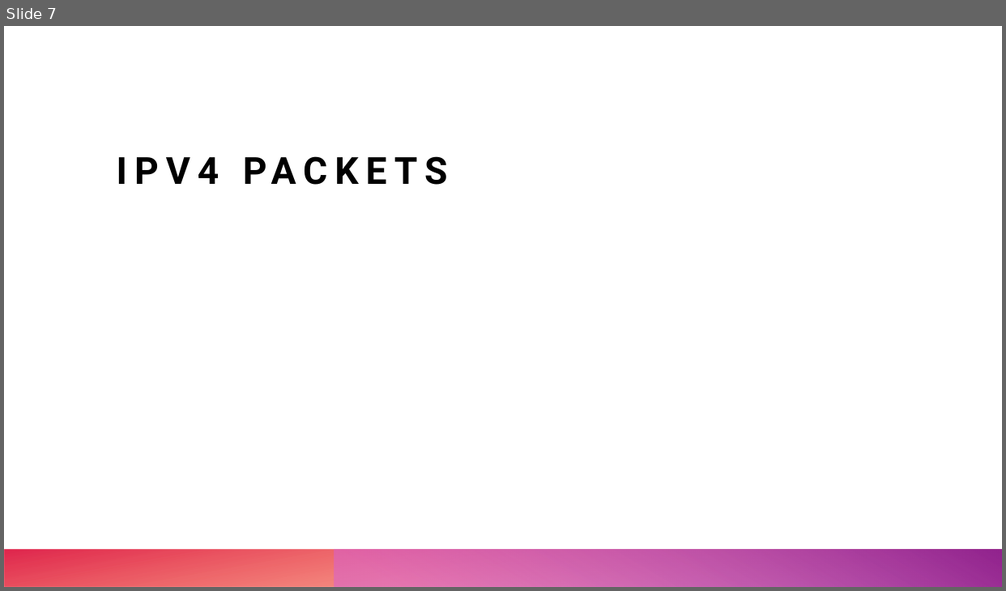
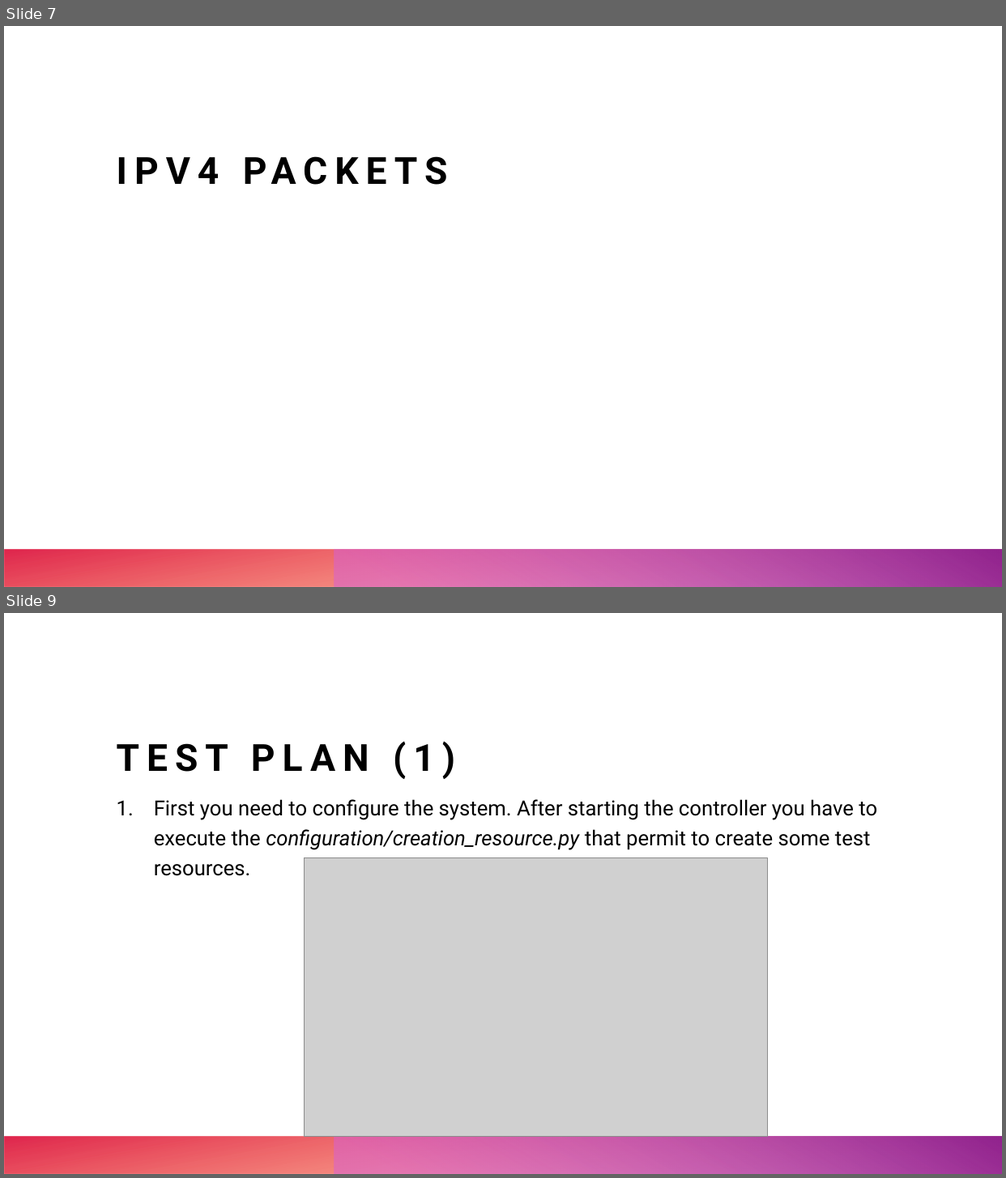
Before and after one commit to leonardopoggiani/ANAWS-project, a slide deck: DistributedMessageBroker.pptx. Shown one above the other, each under a label of ours: slide 7 before the commit, slides 7 and 9 after it; the slides between them are not shown. The pictures are 1006x591 and 1006x1178 pixels, drawn with LibreOffice and Linux fonts; fonts in the diff are those of the drawing; grey boxes stand for pictures. Boxes give left, top, right and bottom in pixels: in the first picture for what was removed or moved away, otherwise in the second. Text is boxed around its words. In the diff, an @@ line names an element or a change of style, - is before the commit and + after.

```diff
--- a/DistributedMessageBroker.pptx
+++ b/DistributedMessageBroker.pptx
@@ slide 9 added at (4, 613, 1002, 1174), background #FFFFFF; not listed: 2 template elements that a slide beside it also shows @@
@@ title added at (117, 741, 455, 779), 36 pt, text #000000, bold @@
+TEST PLAN (1)
@@ text added at (154, 799, 877, 876), 20 pt, text #000000 @@
+1. First you need to configure the system. After starting the controller you have to execute the configuration/creation_resource.py that permit to create some test resources.
@@ picture added at (305, 858, 768, 1136) @@
```
Also in this commit, not shown: 9 other slides added, 2 slides removed, 3 other files.
